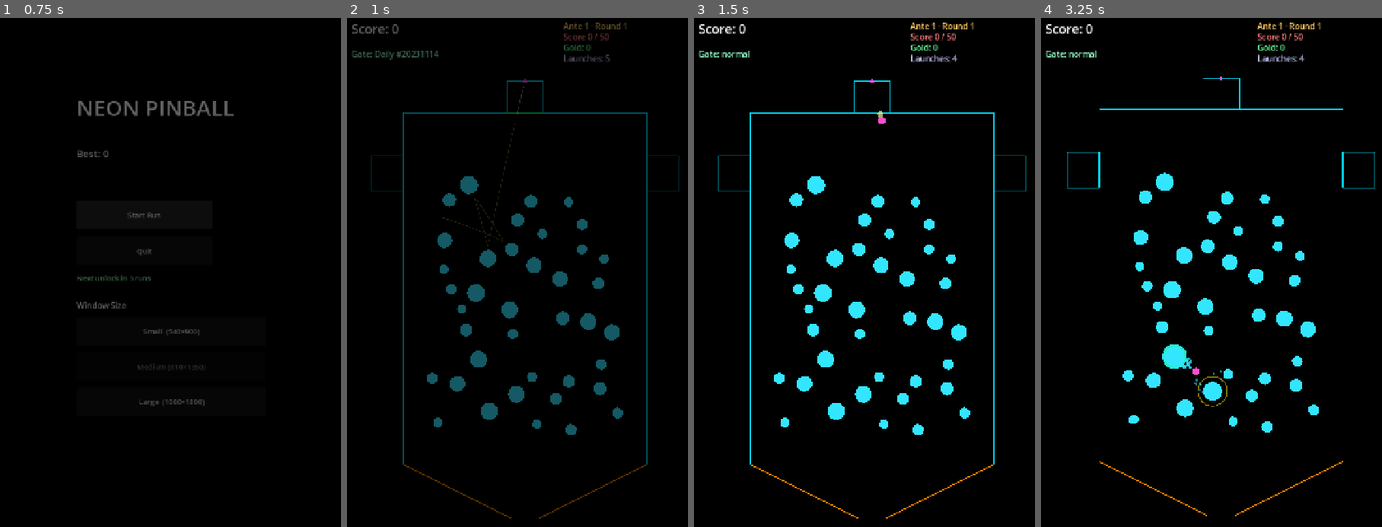
Above: before the commit, frames 1-4 (left to right).
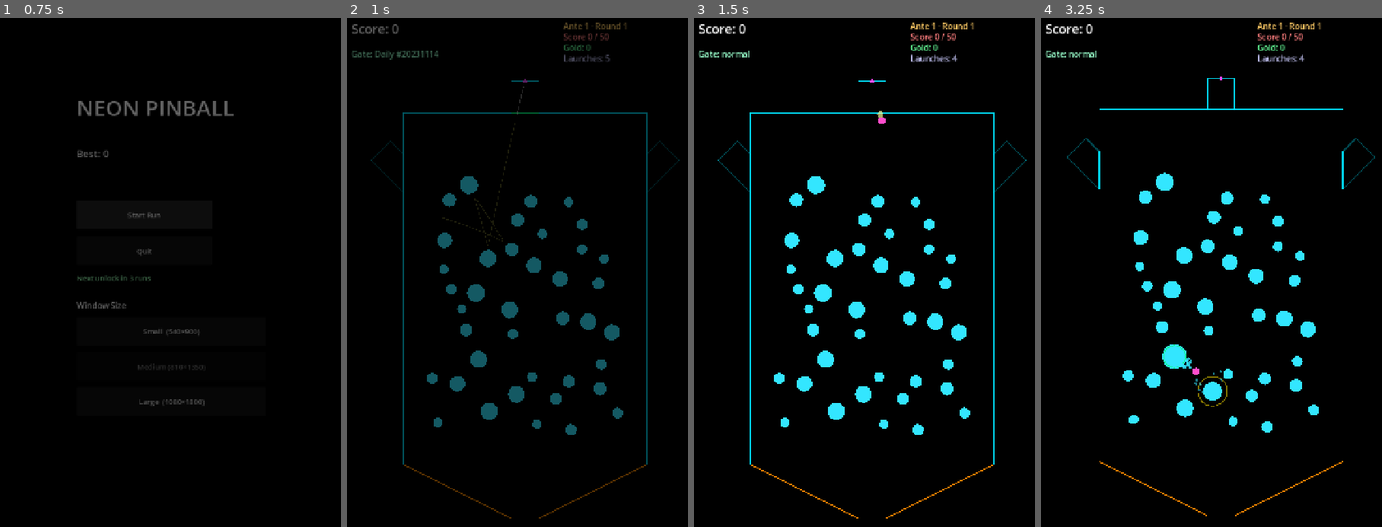
Above: after the commit, the same moments.

Repository: GencyZ/NeonPinball
Game: Godot game, scene res://scenes/main_menu.tscn
Two runs of this game, one before a commit and one after it. Both use one fixed random seed, a clock stepped at 60 frames per second and the inputs below.
Inputs (mouse positions are in pixels of both pictures, inside the frame that each line leads up to):
- Up to frame 1 (0.75 s): click "Start Run" at 0.5 s
- Up to frame 2 (1 s): no input
- Up to frame 3 (1.5 s): tap Enter at 1.25 s; move the mouse to (953, 282) at 1.27 s; hold D from 1.28 s (still down); hold Shift from 1.28 s (still down); click (953, 282) at 1.42 s
- Up to frame 4 (3.25 s): tap Space at 1.52 s; release D at 2 s; release Shift at 2 s; drag from (1146, 343) to (1201, 435) at 2.02 s; move the mouse to (1255, 180) at 2.77 s; hold D from 2.78 s (still down); tap Ctrl at 2.85 s

Frame 1 is identical in both runs. In frame 2, 0.2% of the frame differs, in the area x 6-98%, y 12-35%; in frame 3, 0.2%; in frame 4, 0.4%, in the area x 7-98%, y 11-34%.

Commit message:
fix: diagonal left/right channels with perpendicular launcher end-caps
Left/right launchers sit ~45deg up-out from their gate centres again. The
channel walls now run parallel to the launcher->gate direction, and the
launcher endpoints are offset perpendicular to that direction (not along the
gate edge) so the end-cap is perpendicular to both side walls. Gate openings
are computed where the parallel walls intersect the board wall, keeping the
x/y gate-crossing physics intact. All three channels share width 2*CHANNEL_HW.

Replaces fixed _GATE_LOCAL with _channel_geometry()/_ray_hit_wall() helpers.

Co-Authored-By: Claude Sonnet 4.6 <noreply@anthropic.com>

Diff:
--- a/game/sim/entry_resolver.gd
+++ b/game/sim/entry_resolver.gd
@@ -10,12 +10,14 @@
 }
 
 # Launcher canvas positions (fixed; outside _rect) — used by draw layer.
-# LEFT/RIGHT launchers share the same y as their gate centres (absolute y=360)
-# so those channels are perfectly horizontal.
+# LEFT/RIGHT launchers sit diagonally (≈45°) up-out from their gate centres
+# (gate centre absolute y=360); TOP sits straight above. The channel walls run
+# parallel to the launcher→gate direction and the launcher end-cap is built
+# perpendicular to them (see _channel_geometry in board_view.gd).
 const LAUNCHER_POS := {
-	BoardEdge.LEFT:  Vector2(65.0, 360.0),
+	BoardEdge.LEFT:  Vector2(85.0, 310.0),
 	BoardEdge.TOP:   Vector2(405.0, 155.0),
-	BoardEdge.RIGHT: Vector2(745.0, 360.0),
+	BoardEdge.RIGHT: Vector2(725.0, 310.0),
 }
 
 # (edge, t∈[0,1]) → {pos, normal}，t 沿边归一化。
--- a/game/view/board_view.gd
+++ b/game/view/board_view.gd
@@ -170,11 +170,8 @@
 const FUNNEL_REST := 0.05
 const CHANNEL_REST := 0.65
 
-const _GATE_LOCAL := {
-	EntryResolver.BoardEdge.LEFT:  [Vector2(0, 95),   Vector2(0, 175)],    # 80px wide, center y=135
-	EntryResolver.BoardEdge.RIGHT: [Vector2(540, 95),  Vector2(540, 175)],  # 80px wide, center y=135
-	EntryResolver.BoardEdge.TOP:   [Vector2(230, 0),   Vector2(310, 0)],    # 80px wide, center x=270
-}
+# 通道半宽（垂直于通道方向）：两条侧墙间距 = 2 * CHANNEL_HW，三个通道一致。
+const CHANNEL_HW := 30.0
 
 func _funnel_segs() -> Array:
 	var o := _rect.position
@@ -183,47 +180,66 @@
 		{&"a": o + Vector2(540, 780), &"b": o + Vector2(300, 900), &"restitution": FUNNEL_REST},
 	]
 
+# 通道几何：两条侧墙平行于 launcher→gate 方向，端盖垂直于侧墙。
+# 返回 launcher 两端点(lp_a/lp_b)与它们沿通道方向打到板壁的交点(g1/g2，即门口两端)。
+func _channel_geometry(edge: int) -> Dictionary:
+	var lp: Vector2 = EntryResolver.LAUNCHER_POS[edge]
+	var dir: Vector2 = EntryResolver.channel_dir(edge, _rect)
+	var perp := Vector2(-dir.y, dir.x)            # 垂直于通道方向
+	var lp_a := lp + perp * CHANNEL_HW
+	var lp_b := lp - perp * CHANNEL_HW
+	return {
+		&"lp_a": lp_a, &"lp_b": lp_b,
+		&"g1": _ray_hit_wall(edge, lp_a, dir),
+		&"g2": _ray_hit_wall(edge, lp_b, dir),
+	}
+
+# 从 from 沿 dir 射线打到该边对应的板壁直线上的交点。
+func _ray_hit_wall(edge: int, from: Vector2, dir: Vector2) -> Vector2:
+	var t := 0.0
+	match edge:
+		EntryResolver.BoardEdge.LEFT:  t = (_rect.position.x - from.x) / dir.x
+		EntryResolver.BoardEdge.RIGHT: t = (_rect.end.x - from.x) / dir.x
+		_:                             t = (_rect.position.y - from.y) / dir.y   # TOP
+	return from + dir * t
+
 func _wall_segs_for_edge(edge: int) -> Array:
-	var o := _rect.position
-	var g: Array = _GATE_LOCAL[edge]
+	var geo := _channel_geometry(edge)
+	var g1: Vector2 = geo[&"g1"]
+	var g2: Vector2 = geo[&"g2"]
 	match edge:
 		EntryResolver.BoardEdge.LEFT:
+			var lo := minf(g1.y, g2.y)
+			var hi := maxf(g1.y, g2.y)
 			return [
-				{&"a": o + Vector2(0, 0),   &"b": o + g[0], &"restitution": WALL_REST},
-				{&"a": o + g[1], &"b": o + Vector2(0, 780), &"restitution": WALL_REST},
+				{&"a": Vector2(_rect.position.x, _rect.position.y), &"b": Vector2(_rect.position.x, lo), &"restitution": WALL_REST},
+				{&"a": Vector2(_rect.position.x, hi), &"b": Vector2(_rect.position.x, _rect.position.y + 780.0), &"restitution": WALL_REST},
 			]
 		EntryResolver.BoardEdge.RIGHT:
+			var lo := minf(g1.y, g2.y)
+			var hi := maxf(g1.y, g2.y)
 			return [
-				{&"a": o + Vector2(540, 0),   &"b": o + g[0], &"restitution": WALL_REST},
-				{&"a": o + g[1], &"b": o + Vector2(540, 780), &"restitution": WALL_REST},
+				{&"a": Vector2(_rect.end.x, _rect.position.y), &"b": Vector2(_rect.end.x, lo), &"restitution": WALL_REST},
+				{&"a": Vector2(_rect.end.x, hi), &"b": Vector2(_rect.end.x, _rect.position.y + 780.0), &"restitution": WALL_REST},
 			]
 		_:  # TOP
+			var lo := minf(g1.x, g2.x)
+			var hi := maxf(g1.x, g2.x)
 			return [
-				{&"a": o + Vector2(0, 0),   &"b": o + g[0], &"restitution": WALL_REST},
-				{&"a": o + g[1], &"b": o + Vector2(540, 0), &"restitution": WALL_REST},
+				{&"a": Vector2(_rect.position.x, _rect.position.y), &"b": Vector2(lo, _rect.position.y), &"restitution": WALL_REST},
+				{&"a": Vector2(hi, _rect.position.y), &"b": Vector2(_rect.end.x, _rect.position.y), &"restitution": WALL_REST},
 			]
 
 func _gate_seg(edge: int) -> Dictionary:
-	var o := _rect.position
-	var g: Array = _GATE_LOCAL[edge]
-	return {&"a": o + g[0], &"b": o + g[1], &"restitution": WALL_REST}
-
-# 通道两侧平行墙段：从发射器两端连到门两端，完全平行于通道中心线。
+	var geo := _channel_geometry(edge)
+	return {&"a": geo[&"g1"], &"b": geo[&"g2"], &"restitution": WALL_REST}
+
+# 通道两侧平行墙段：launcher 端点 → 板壁交点，完全平行于通道方向。
 func _channel_segs(edge: int) -> Array:
-	var lp: Vector2 = EntryResolver.LAUNCHER_POS[edge]
-	var glocal: Array = _GATE_LOCAL[edge]
-	var gate_a: Vector2 = _rect.position + glocal[0]
-	var gate_b: Vector2 = _rect.position + glocal[1]
-	# 门边缘方向及半宽（即通道半宽）
-	var gate_vec: Vector2 = glocal[1] - glocal[0]
-	var gate_dir: Vector2 = gate_vec.normalized()
-	var hw: float = gate_vec.length() * 0.5
-	# 发射器两端点（沿门边缘方向偏移，使两侧墙平行）
-	var lp_a: Vector2 = lp + gate_dir * hw   # +side → gate_b
-	var lp_b: Vector2 = lp - gate_dir * hw   # -side → gate_a
+	var geo := _channel_geometry(edge)
 	return [
-		{&"a": lp_a, &"b": gate_b, &"restitution": CHANNEL_REST},
-		{&"a": lp_b, &"b": gate_a, &"restitution": CHANNEL_REST},
+		{&"a": geo[&"lp_a"], &"b": geo[&"g1"], &"restitution": CHANNEL_REST},
+		{&"a": geo[&"lp_b"], &"b": geo[&"g2"], &"restitution": CHANNEL_REST},
 	]
 
 func _rebuild_wall_segs(close_active_gate: bool) -> void:
